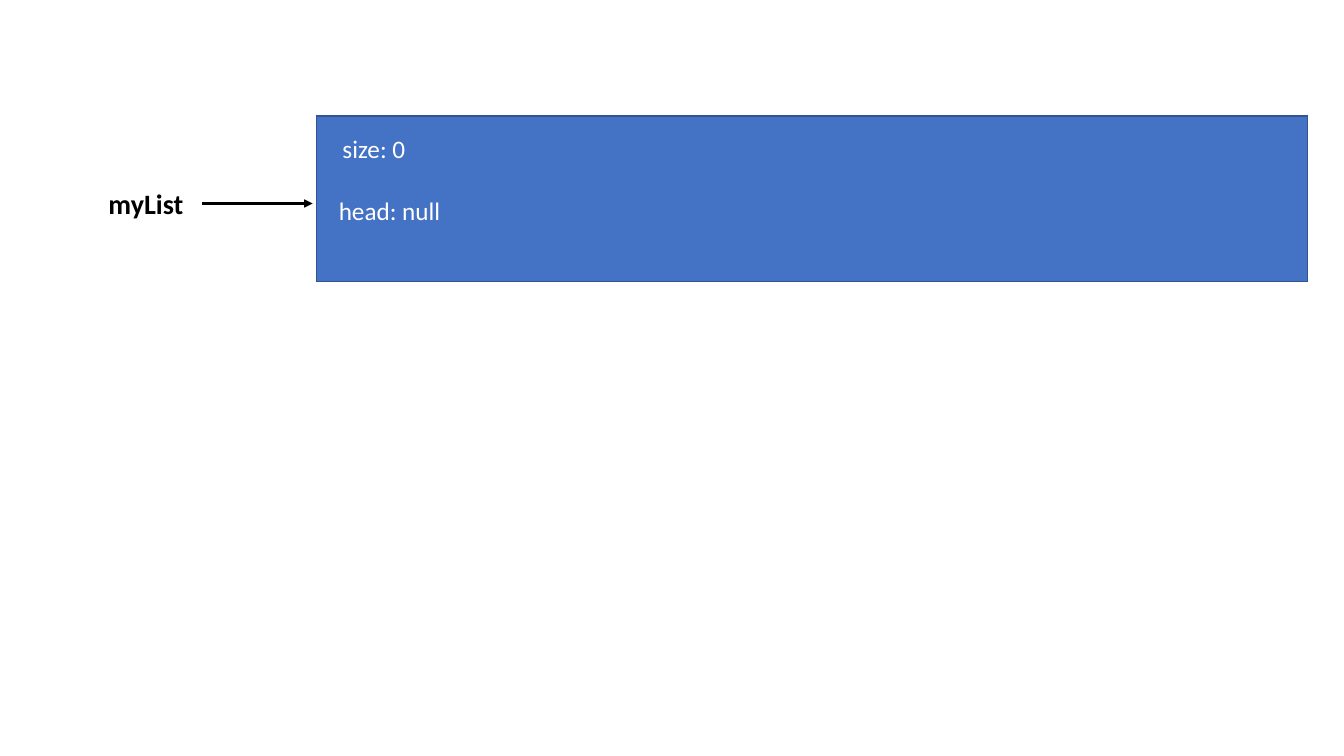
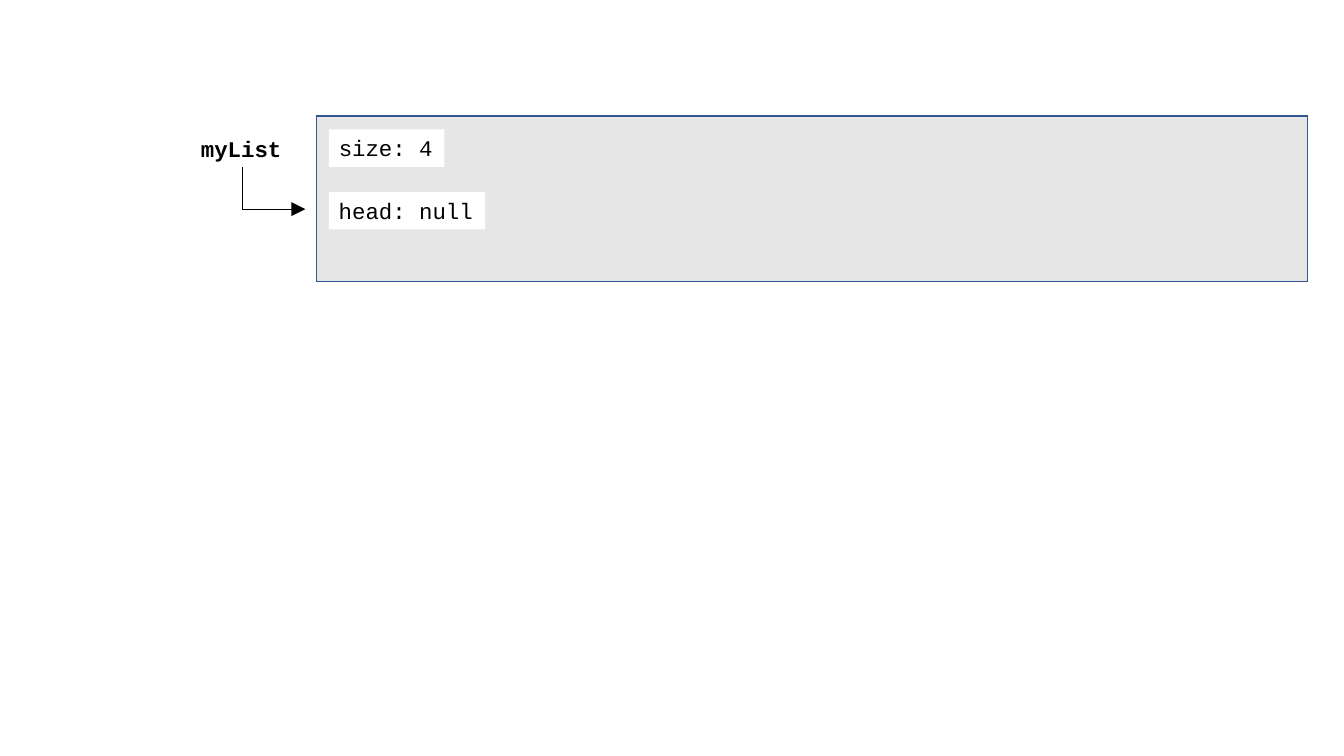
Before and after one commit to cs1302uga/cs1302-tutorials, a slide deck: slide 1 of adt-and-links/res/Linked1.pptx. Drawn at 1344x756 pixels with LibreOffice and Linux fonts; fonts in the diff are those of the drawing. Boxes give left, top, right and bottom in pixels: in the first picture for what was removed or moved away, otherwise in the second. Text is boxed around its words. In the diff, an @@ line names an element or a change of style, - is before the commit and + after.

```diff
--- a/adt-and-links/res/Linked1.pptx
+++ b/adt-and-links/res/Linked1.pptx
@@ rectangle at [317, 116, 1308, 281]: fill #4472C4 to #E7E6E6 @@
@@ text "myList": place and size @@
-text "myList" at [108, 194, 183, 219]
+text "myList" at [201, 141, 281, 162]
@@ text "myList" at [201, 141, 281, 162]: size 20 to 16 pt, font Calibri to Courier New @@
@@ rectangle "size: 4": place and size @@
-rectangle "size: 4" at [342, 140, 405, 158]
+rectangle "size: 4" at [329, 129, 445, 166]
@@ rectangle "size: 4" at [329, 129, 445, 166]: fill none to #FFFFFF @@
@@ text in rectangle at [339, 140, 432, 157]: text changed; size 18 to 16 pt; font Calibri to Courier New; text colour #FFFFFF to #000000 @@
-size: 0
+size: 4
@@ elbow arrow added from (242, 167) to (306, 209), #000000 0.5 pt @@
@@ arrow removed from (203, 204) to (313, 204) @@
@@ rectangle "head: null": place and size @@
-rectangle "head: null" at [339, 202, 440, 220]
+rectangle "head: null" at [329, 193, 485, 230]
@@ rectangle "head: null" at [329, 193, 485, 230]: size 18 to 16 pt, font Calibri to Courier New, text colour #FFFFFF to #000000; fill none to #FFFFFF @@
```
Also in this commit, not shown: 9 other files.
